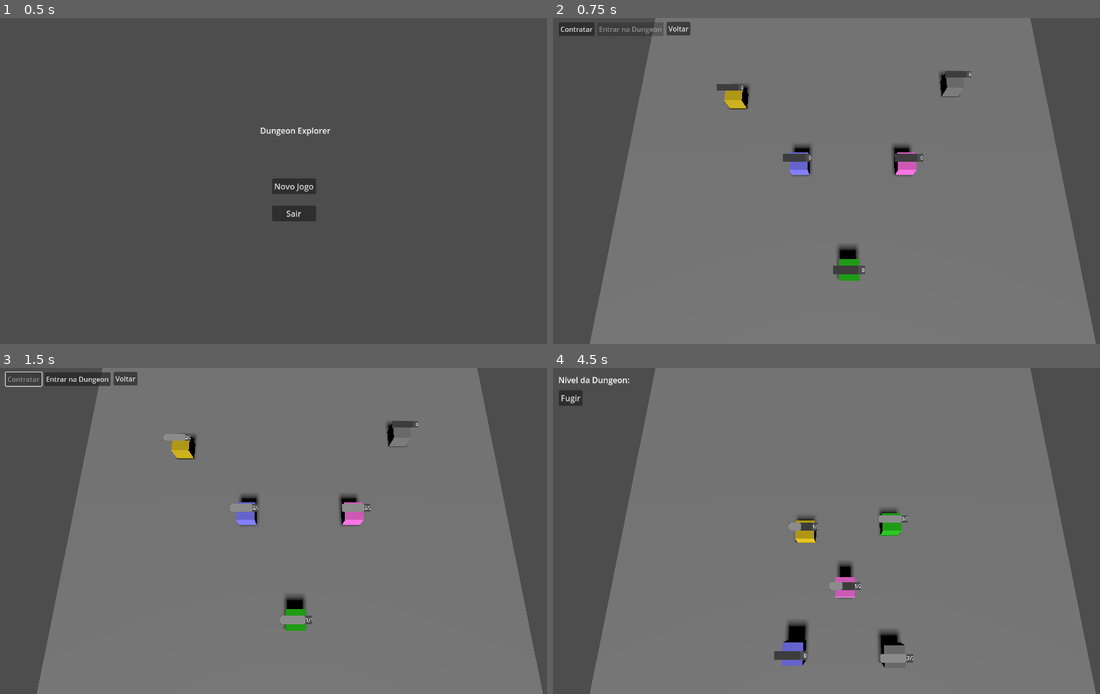
Above: before the commit, frames 1-4 (two rows, left to right).
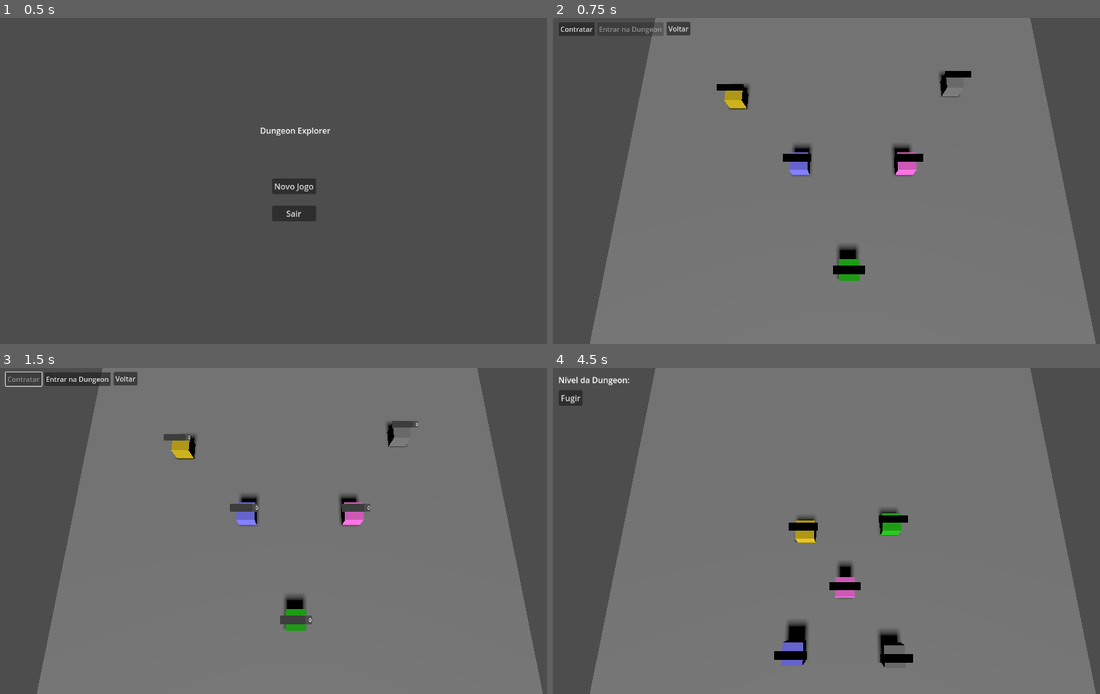
Above: after the commit, the same moments.

Repository: lazaromenezes/dungeon-explorer-godot
Game: Godot game, scene res://scenes/title_window/main_menu.tscn
The game is run twice, just before and just after one commit, with the same random seed, the same clock (stepped at 60 frames per second) and the same inputs.
Inputs:
- Up to frame 1 (0.5 s): no input
- Up to frame 2 (0.75 s): click "Novo Jogo" at 0.5 s
- Up to frame 3 (1.5 s): click "Contratar" at 1.25 s
- Up to frame 4 (4.5 s): click "Voltar" at 2 s; click "Novo Jogo" at 2.75 s; click "Contratar" at 3.5 s; click "Entrar na Dungeon" at 4.25 s

Frame 1 is identical in both runs. In frame 2, 0.6% of the frame differs, in the area x 29-77%, y 16-79%; in frame 3, 0.4%; in frame 4, 0.7%, in the area x 40-66%, y 45-91%.

Commit message:
Adjust health bar sprites

Diff:
--- a/scenes/characters/health_bar.gd
+++ b/scenes/characters/health_bar.gd
@@ -1,4 +1,7 @@
 extends Node
+
+func _ready():
+	$Sprite3D.texture = $SubViewport.get_texture()
 
 func set_progress_bar(current: int, max_value: int):
 	$SubViewport/ProgressBar.min_value = 0
--- a/scenes/characters/health_bar.tscn
+++ b/scenes/characters/health_bar.tscn
@@ -2,17 +2,17 @@
 
 [ext_resource type="Script" path="res://scenes/characters/health_bar.gd" id="1_twjpf"]
 
-[sub_resource type="ViewportTexture" id="ViewportTexture_f7tox"]
+[sub_resource type="ViewportTexture" id="ViewportTexture_lqmni"]
 viewport_path = NodePath("SubViewport")
 
 [node name="HealthBar" type="Node3D"]
 script = ExtResource("1_twjpf")
 
 [node name="SubViewport" type="SubViewport" parent="."]
+handle_input_locally = false
 debug_draw = 1
 size = Vector2i(100, 26)
 size_2d_override = Vector2i(50, 6)
-render_target_update_mode = 4
 
 [node name="ProgressBar" type="ProgressBar" parent="SubViewport"]
 offset_right = 80.0
@@ -30,6 +30,7 @@
 vertical_alignment = 1
 
 [node name="Sprite3D" type="Sprite3D" parent="."]
+cast_shadow = 0
 billboard = 1
-double_sided = false
-texture = SubResource("ViewportTexture_f7tox")
+transparent = false
+texture = SubResource("ViewportTexture_lqmni")
